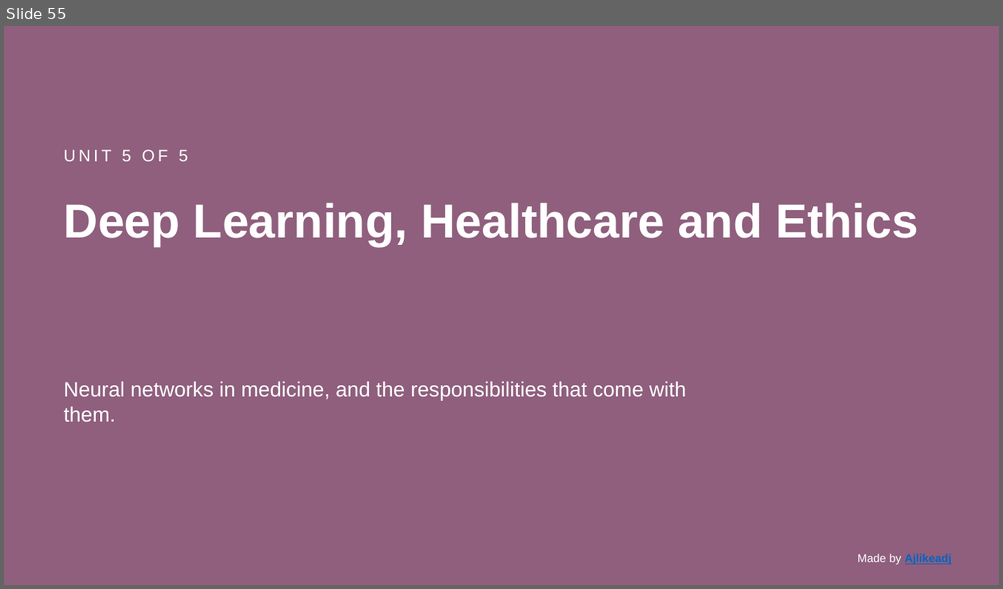
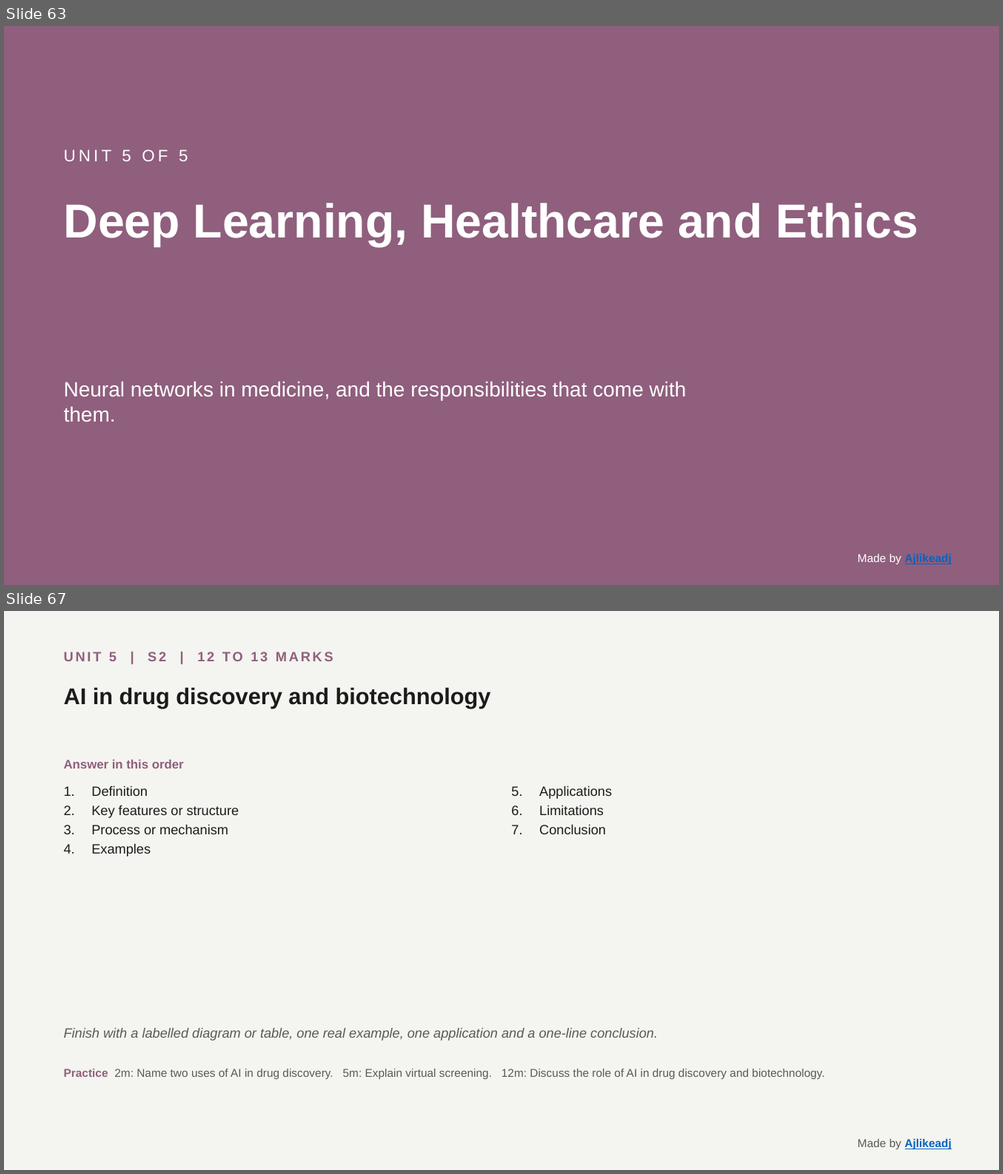
Before and after one commit to Ajlikeadj/Bio, a slide deck: CompBio-slides.pptx. Shown one above the other, each under a label of ours: slide 55 before the commit, slides 63 and 67 after it; the slides between them are not shown. The pictures are 1003x589 and 1003x1174 pixels, drawn with LibreOffice and Linux fonts; fonts in the diff are those of the drawing. Boxes give left, top, right and bottom in pixels: in the first picture for what was removed or moved away, otherwise in the second. Text is boxed around its words. In the diff, an @@ line names an element or a change of style, - is before the commit and + after.

```diff
--- a/CompBio-slides.pptx
+++ b/CompBio-slides.pptx
@@ slide 67 added at <box>4,611,999,1170</box>, background #F4F4F0 @@
@@ text added at <box>64,652,333,661</box>, 13 pt, text #8F5F7D, bold @@
+UNIT 5 | S2 | 12 TO 13 MARKS
@@ text added at <box>64,687,491,709</box>, 22 pt, text #1B1B1A, bold @@
+AI in drug discovery and biotechnology
@@ text added at <box>64,760,184,769</box>, 12 pt, text #8F5F7D, bold @@
+Answer in this order
@@ text added at <box>91,786,239,857</box>, 13 pt, text #1B1B1A @@
+1. Definition
+2. Key features or structure
+3. Process or mechanism
+4. Examples
@@ text added at <box>539,786,612,834</box>, 13 pt, text #1B1B1A @@
+5. Applications
+6. Limitations
+7. Conclusion
@@ text added at <box>64,1028,657,1041</box>, 13 pt, text #5A5A55, italic @@
+Finish with a labelled diagram or table, one real example, one application and a one-line conclusion.
@@ text added at <box>64,1069,824,1079</box>, 11 pt, text #5A5A55 @@
+Practice 2m: Name two uses of AI in drug discovery. 5m: Explain virtual screening. 12m: Discuss the role of AI in drug discovery and biotechnology.
@@ text added at <box>857,1139,951,1150</box>, 11 pt, text #0563C1, bold, underline @@
+Made by Ajlikeadj
@@ what was slide 55 is now slide 63 @@
```
Also in this commit, not shown: 1 slide changed, 67 other slides added, 60 slides removed, 10 other files.
